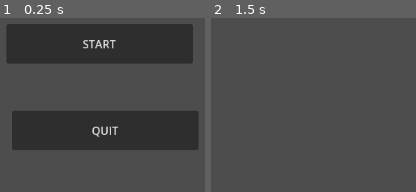
Above: before the commit, frames 1-2 (left to right).
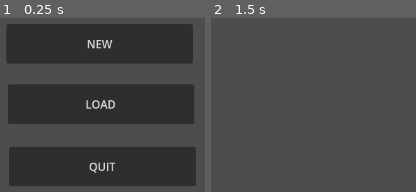
Above: after the commit, the same moments.

Repository: onhardcope/adhd-cooking-game
Game: Godot game, scene res://main_menu.tscn
Two runs of this game, one before a commit and one after it. Both use one fixed random seed, a clock stepped at 60 frames per second and the inputs below.
Inputs:
- Up to frame 1 (0.25 s): no input
- Up to frame 2 (1.5 s): click "START" (after the commit: "LOAD") at 0.5 s; tap Enter at 1.25 s

The runs differ from the first frame. In frame 1, 44% of the frame differs, in the area x 3-97%, y 12-97%; in frame 2, nothing differs.

Commit message:
made create_save scene

Diff:
--- /dev/null
+++ b/create_save.tscn
@@ -0,0 +1,48 @@
+[gd_scene load_steps=2 format=3 uid="uid://8ejkkjnb03sc"]
+
+[sub_resource type="SystemFont" id="SystemFont_sbyhk"]
+
+[node name="Create Save" type="Node2D"]
+
+[node name="Create save label" type="Label" parent="."]
+offset_left = 538.0
+offset_top = 171.0
+offset_right = 688.0
+offset_bottom = 202.0
+theme_override_fonts/font = SubResource("SystemFont_sbyhk")
+text = "CREATE NEW SAVE"
+
+[node name="Age" type="Label" parent="."]
+offset_left = 385.0
+offset_top = 292.0
+offset_right = 441.0
+offset_bottom = 327.0
+theme_override_fonts/font = SubResource("SystemFont_sbyhk")
+text = "Age"
+
+[node name="Age Input" type="LineEdit" parent="Age"]
+offset_left = 60.0
+offset_top = -2.0
+offset_right = 407.0
+offset_bottom = 31.0
+
+[node name="Name" type="Label" parent="."]
+offset_left = 383.0
+offset_top = 235.0
+offset_right = 439.0
+offset_bottom = 270.0
+theme_override_fonts/font = SubResource("SystemFont_sbyhk")
+text = "Name"
+
+[node name="Name Input" type="LineEdit" parent="Name"]
+offset_left = 64.0
+offset_top = -2.0
+offset_right = 411.0
+offset_bottom = 31.0
+
+[node name="Button" type="Button" parent="."]
+offset_left = 561.0
+offset_top = 357.0
+offset_right = 658.0
+offset_bottom = 388.0
+text = "START"
--- a/main_menu.tscn
+++ b/main_menu.tscn
@@ -5,19 +5,27 @@
 [node name="Main menu" type="Node2D"]
 script = ExtResource("1_e53om")
 
-[node name="START" type="Button" parent="."]
+[node name="NEW" type="Button" parent="."]
 offset_left = 449.0
 offset_top = 156.0
 offset_right = 718.0
 offset_bottom = 213.0
-text = "START"
+text = "NEW"
 
 [node name="QUIT" type="Button" parent="."]
-offset_left = 457.0
-offset_top = 281.0
-offset_right = 726.0
-offset_bottom = 338.0
+offset_left = 453.0
+offset_top = 333.0
+offset_right = 722.0
+offset_bottom = 390.0
 text = "QUIT"
 
-[connection signal="pressed" from="START" to="." method="_on_start_pressed"]
+[node name="LOAD" type="Button" parent="."]
+offset_left = 451.0
+offset_top = 243.0
+offset_right = 720.0
+offset_bottom = 300.0
+text = "LOAD"
+
+[connection signal="pressed" from="NEW" to="." method="_on_start_pressed"]
 [connection signal="pressed" from="QUIT" to="." method="_on_quit_pressed"]
+[connection signal="pressed" from="LOAD" to="." method="_on_start_pressed"]
